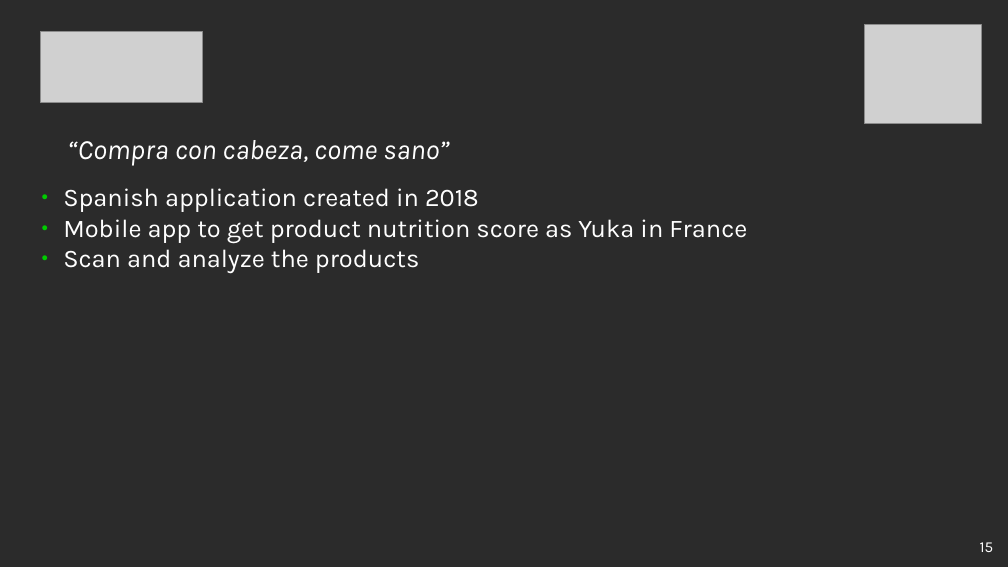
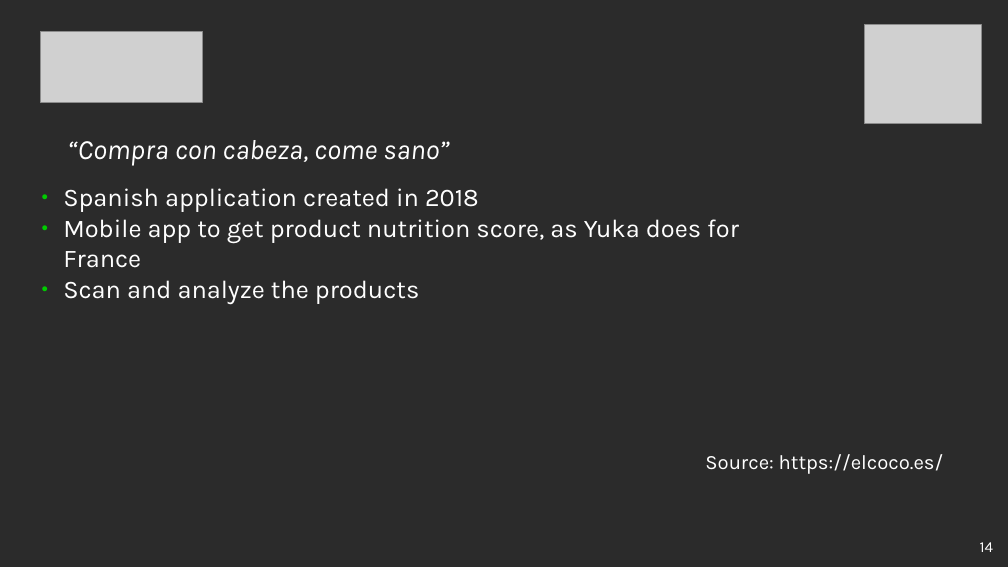
Before and after one commit to dabrain34/DabrainDocs, a slide deck: slide 14 of Presentation/OpenFoodFacts/openfoodfacts.odp (slide 15 before the commit). Drawn at 1008x567 pixels with LibreOffice and Linux fonts; fonts in the diff are those of the drawing; grey boxes stand for pictures; background and template pictures are left out; a plain dark background stands for a picture behind light text. Boxes give left, top, right and bottom in pixels: in the first picture for what was removed or moved away, otherwise in the second. Text is boxed around its words. In the diff, an @@ line names an element or a change of style, - is before the commit and + after.

```diff
--- a/Presentation/OpenFoodFacts/openfoodfacts.odp
+++ b/Presentation/OpenFoodFacts/openfoodfacts.odp
@@ text at (x1=63, y1=219, x2=739, y2=268): text changed @@
-● Mobile app to get product nutrition score as Yuka in France
+● Mobile app to get product nutrition score, as Yuka does for France
@@ text added at (x1=705, y1=454, x2=944, y2=474), 16 pt, text #FFFFFF @@
+Source: https://elcoco.es/
@@ page number at (x1=980, y1=542, x2=993, y2=552): text changed @@
-15
+14
```
Also in this commit, not shown: 13 other slides changed, 3 slides added, 1 slide removed.
